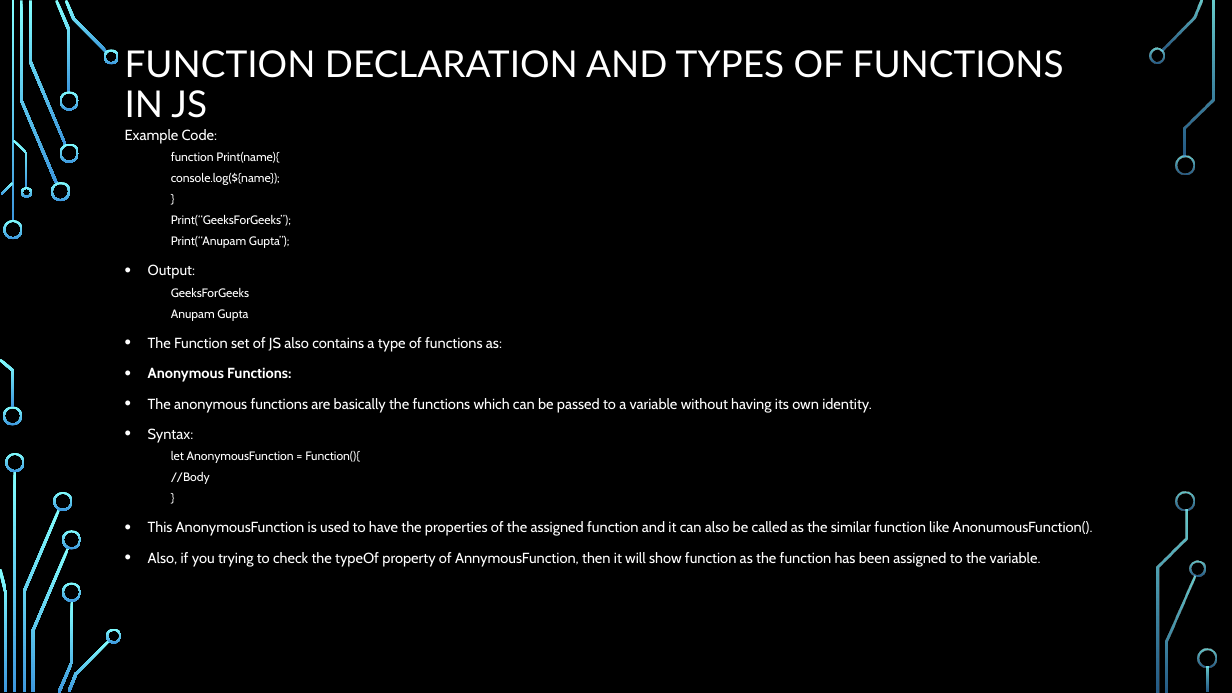
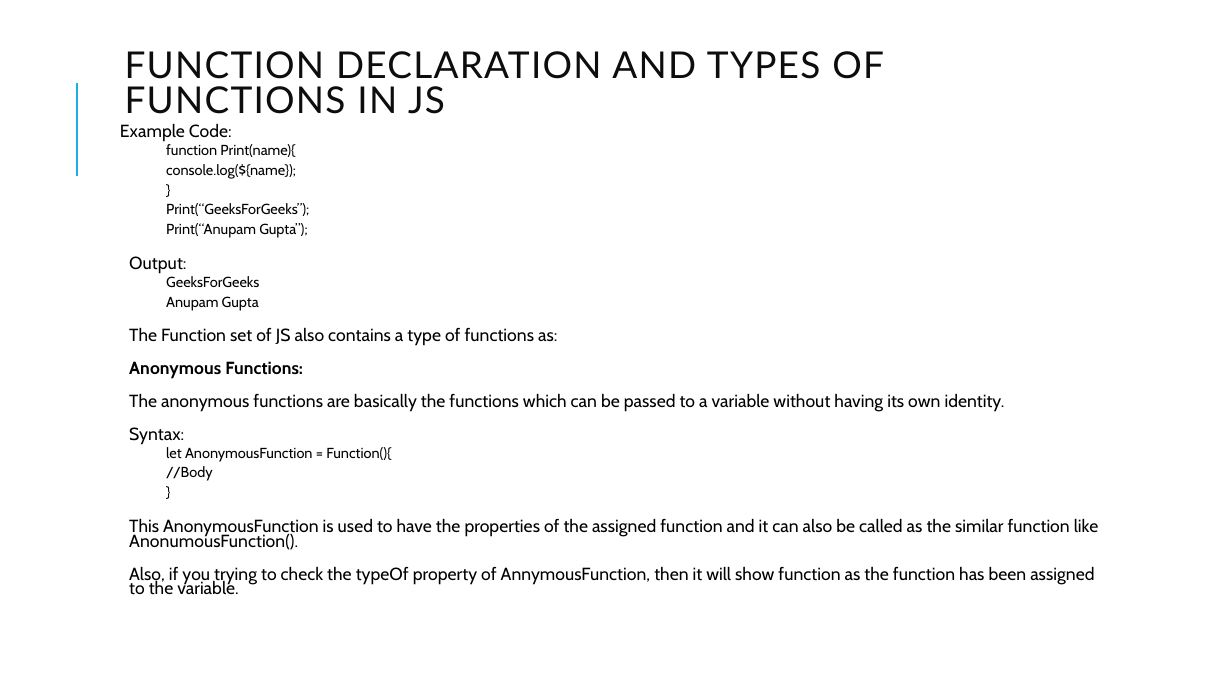
Before and after one commit to PramodJana/JavaScript, a slide deck: slide 14 of GFG JS Course Curriculam/Articles/003 Funtional Programming.pptx. Drawn at 1232x693 pixels with LibreOffice and Linux fonts; fonts in the diff are those of the drawing; background and template pictures are left out. Boxes give left, top, right and bottom in pixels: in the first picture for what was removed or moved away, otherwise in the second. Text is boxed around its words. In the diff, an @@ line names an element or a change of style, - is before the commit and + after.

```diff
--- a/GFG JS Course Curriculam/Articles/003 Funtional Programming.pptx
+++ b/GFG JS Course Curriculam/Articles/003 Funtional Programming.pptx
@@ background picture (left out) to #FFFFFF @@
@@ title "FUNCTION DECLARATION AND TYPES OF ..." at (125, 51, 884, 114): text colour #FFFFFF to #0D0D0D, letter spacing 0 to 1 pt; line spacing 0.9 to 0.8 @@
@@ line added from (77, 176) to (77, 83), #1CADE4 1.5 pt @@
@@ text "Example Code:" at (120, 123, 1098, 595): size 11.4 to 13.8 pt in "Example Code:", "Output:", "The Function set of JS also contains ...", "Anonymous Functions:" and 4 more places; text colour #FFFFFF to #000000; size 9.5 to 11.2 pt in "function Print(name){", "console.log(${name});", "}", "Print(“GeeksForGeeks”);" and 6 more places; line spacing 1 to 0.7; more space between paragraphs; bullet • to   @@
@@ group removed at (0, 0, 1217, 693): 33 freeform shapes, 3 rectangles @@
```
Also in this commit, not shown: 15 other slides changed, 27 slides added, 27 slides removed.
